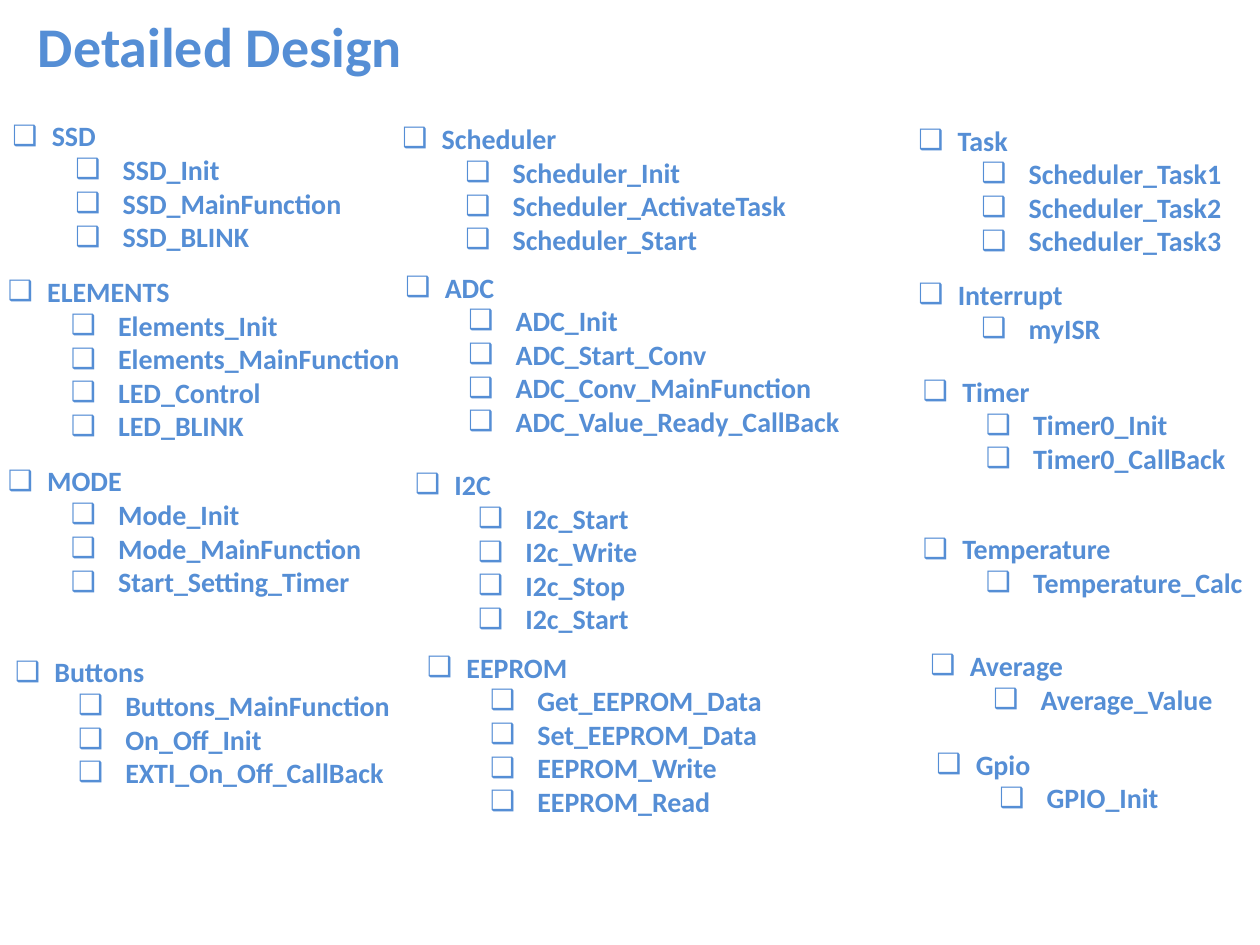
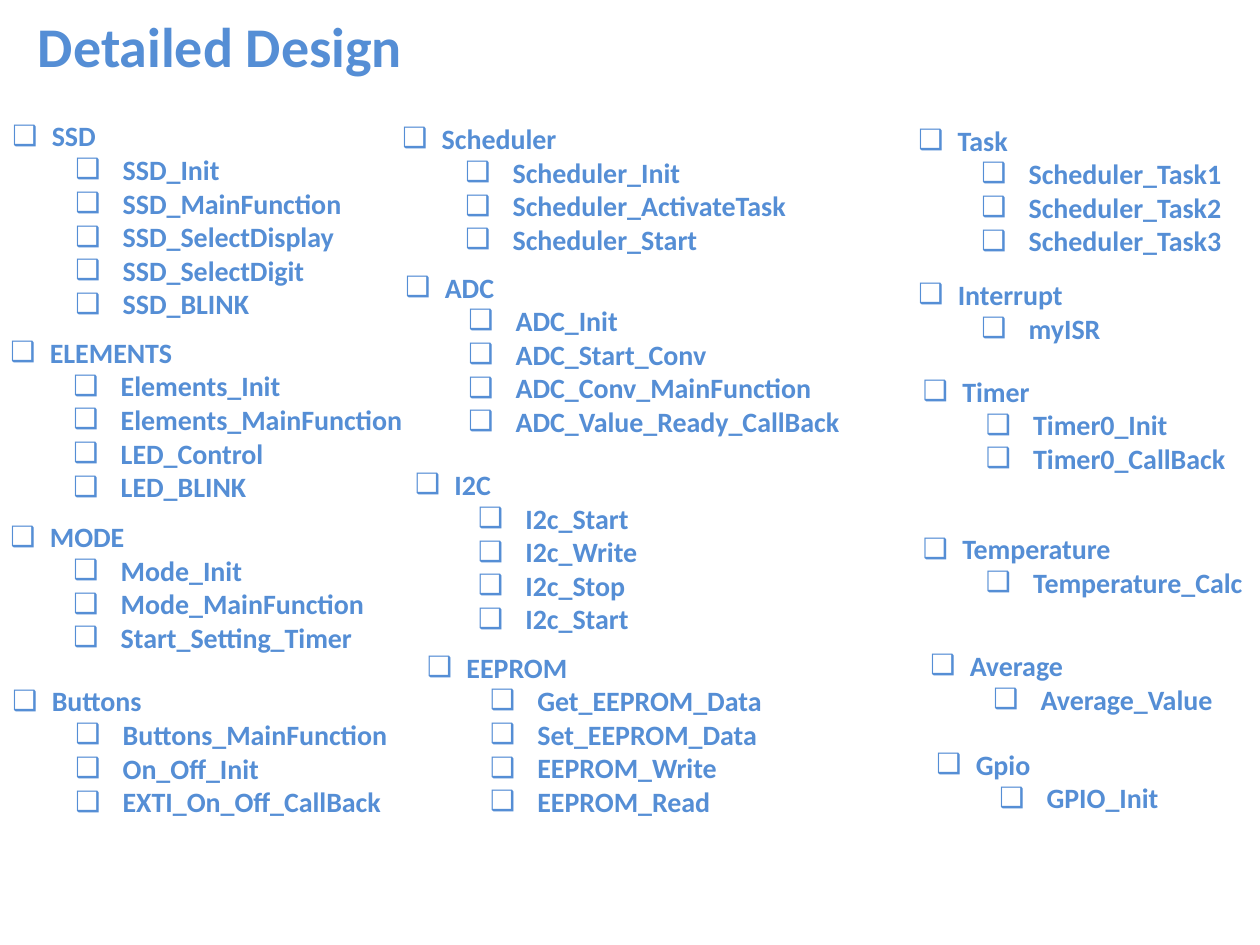
Before and after one commit to Abdelaziz-Sayed-Mohamed/water_heater, a slide deck: slide 2 of WaterHeater.pptx. Drawn at 1260x945 pixels with LibreOffice and Linux fonts; fonts in the diff are those of the drawing. Boxes give left, top, right and bottom in pixels: in the first picture for what was removed or moved away, otherwise in the second. Text is boxed around its words. In the diff, an @@ line names an element or a change of style, - is before the commit and + after.

```diff
--- a/WaterHeater.pptx
+++ b/WaterHeater.pptx
@@ text at (123, 227, 334, 286): paragraphs added @@
+  ❑ SSD_SelectDisplay
+  ❑ SSD_SelectDigit
@@ text "ELEMENTS": place and size @@
-text "ELEMENTS" at (47, 283, 399, 440)
+text "ELEMENTS" at (50, 344, 402, 501)
@@ text "MODE": place and size @@
-text "MODE" at (47, 472, 361, 597)
+text "MODE" at (50, 528, 364, 653)
@@ text "Buttons": place and size @@
-text "Buttons" at (54, 664, 389, 787)
+text "Buttons" at (52, 693, 387, 816)
```
Also in this commit, not shown: 1 other slide changed, 13 slides added.
